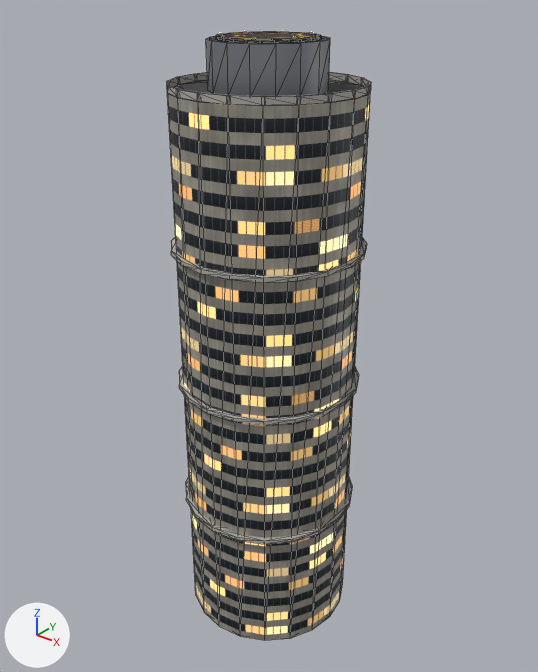
The glTF model public/assets/building_03.glb: old version first, new version second.
The view is the same before and after, from a 50 mm camera at (72.0, -89.9, 111.3) aimed at (-0.9, 1.2, 54.8). Every picture has the same lights, and +X, +Y and +Z are marked at lower left. The picture after the commit comes second. Mesh edges are drawn as thin lines. Where no turn or scale is listed for an object, it has been applied to the vertices. Vertices at exactly the same position are counted once.

In view in the first picture: 'Render'.
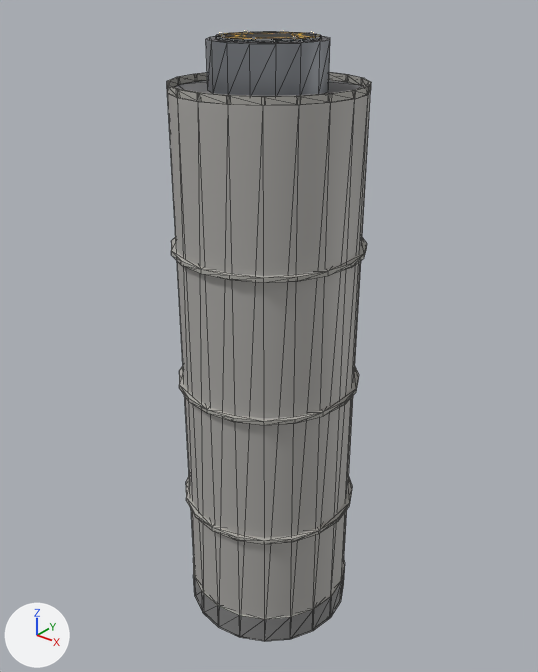
Edits to the bpy script that builds the scene:
```text
Change mat_facade_band:
    where n0 = _N.new('ShaderNodeBsdfPrincipled'); n0.name = 'Principled BSDF'
    add n0.inputs[0].default_value = (0.45, 0.44, 0.42, 1.0)  # 'Base Color', grey #b3b1ad
    remove n0.inputs[28].default_value = 2.0  # 'Emission Strength'
    add n0.inputs[2].default_value = 0.6  # 'Roughness'
    remove n2 = _N.new('ShaderNodeTexImage'); n2.name = 'Image Texture'
    remove n2.image = img_facade_band_emit
    remove n3 = _N.new('ShaderNodeTexImage'); n3.name = 'Image Texture.001'
    remove n3.image = img_facade_band
    remove _L.new(n2.outputs[0], n0.inputs[27])  # 'Color' to 'Emission Color'
    remove _L.new(n3.outputs[0], n0.inputs[0])  # 'Color' to 'Base Color'
Add mat_storefront:
    mat_storefront = principled_material('Storefront')
    mat_storefront.base_color = (0.3, 0.3, 0.3)  # grey #959595
    mat_storefront.metallic = 0.3
    mat_storefront.roughness = 0.4
Change me_render:
    used by ob_render; location = (0.0, 0.0, 0.0)
    remove me_render.from_pydata(...)  # 464 vertices, 792 faces; spans x -15.8..15.8, y -15.8..15.8, z 0.0..103.6
    add me_render.from_pydata(...)  # 504 vertices, 868 faces; spans x -15.8..15.8, y -15.8..15.8, z 0.0..103.6
    me_render part 1: a new loose piece of 40 vertices spanning x -15.3..15.3, y -15.3..15.3, z 0.0..5.6
    me_render part 2: 564 kept faces spanning x -15.8..15.8, y -15.8..15.8, z 23.6..103.6 get new texture (UV) coordinates
    add me_render.materials.append(mat_storefront)  # grey #959595
```

Where the change shows, as pixel boxes [x1, y1, x2, y2] in the pictures (538 x 672 px):
'Render', surface changed, reshaped
    before: [167, 30, 371, 640]
    after: [167, 30, 371, 642]
part 1 of me_render, added
    after: [193, 557, 345, 642]
part 2 of me_render, surface changed
    both: [167, 77, 370, 544]
